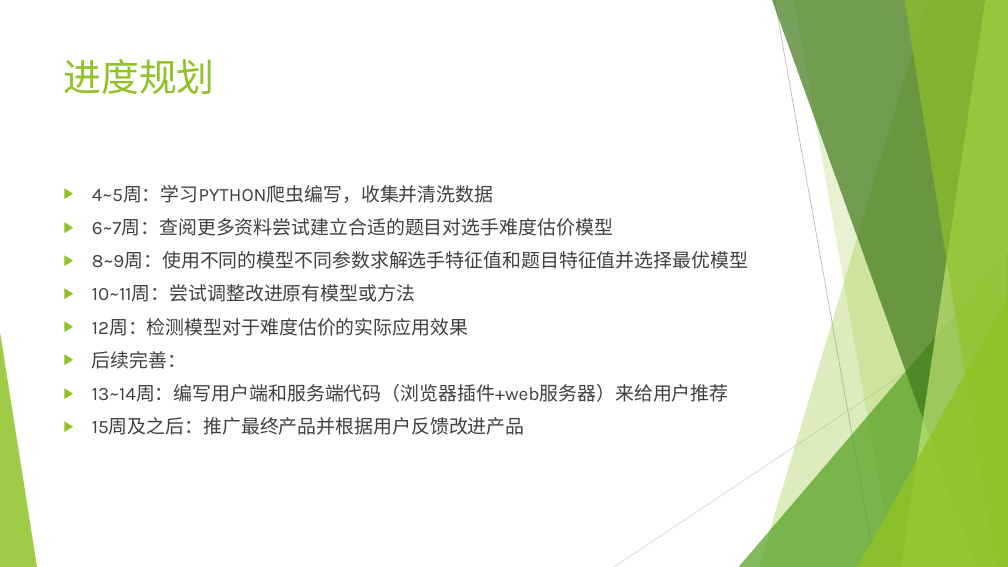
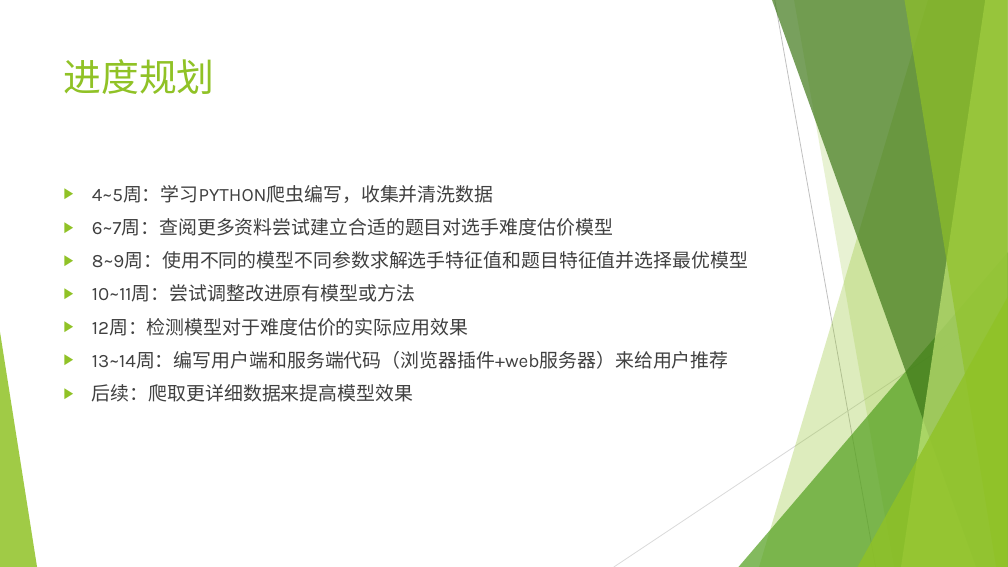
Before and after one commit to wukailu/CPRS, a slide deck: slide 7 of 个性化ACM选手CodeForces题目推荐系统报告.pptx. Drawn at 1008x567 pixels with LibreOffice and Linux fonts; fonts in the diff are those of the drawing. Boxes give left, top, right and bottom in pixels: in the first picture for what was removed or moved away, otherwise in the second. Text is boxed around its words. In the diff, an @@ line names an element or a change of style, - is before the commit and + after.

```diff
--- a/个性化ACM选手CodeForces题目推荐系统报告.pptx
+++ b/个性化ACM选手CodeForces题目推荐系统报告.pptx
@@ text at [92,351,186,369]: paragraph removed @@
-▶ 后续完善：
@@ text at [92,384,413,402]: text changed @@
-▶ 15周及之后：推广最终产品并根据用户反馈改进产品
+▶ 后续：爬取更详细数据来提高模型效果
```
Also in this commit, not shown: 1 other slide changed, 1 slide added, 9 other files.
